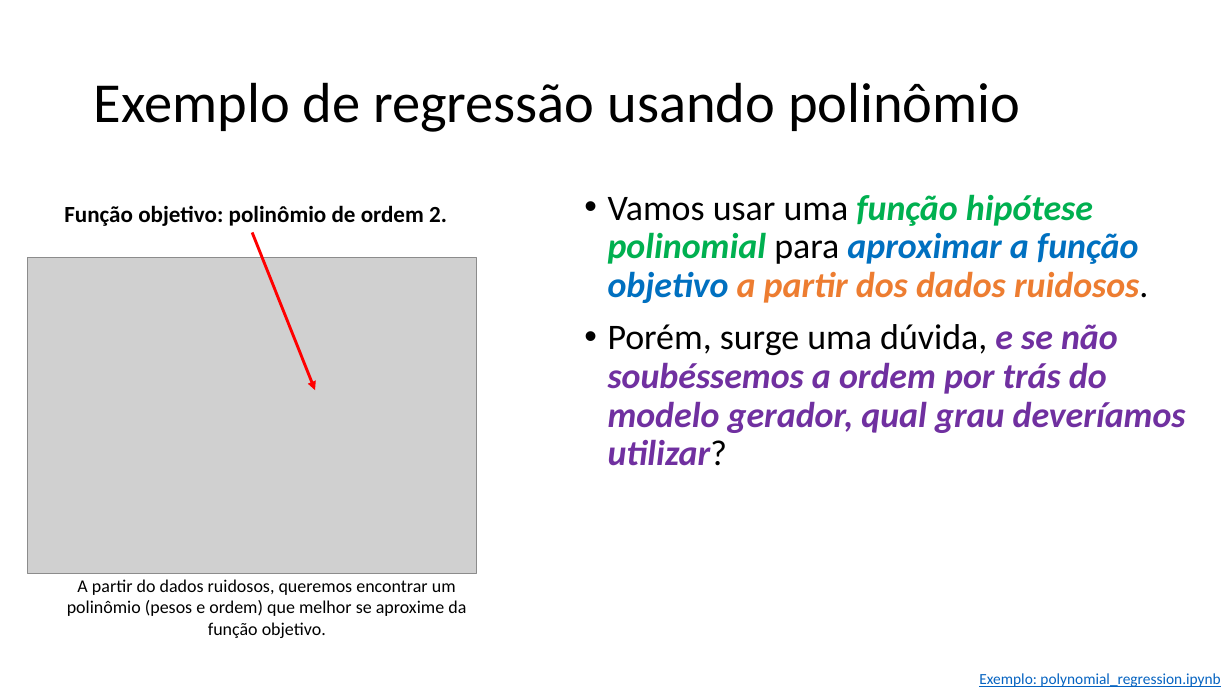
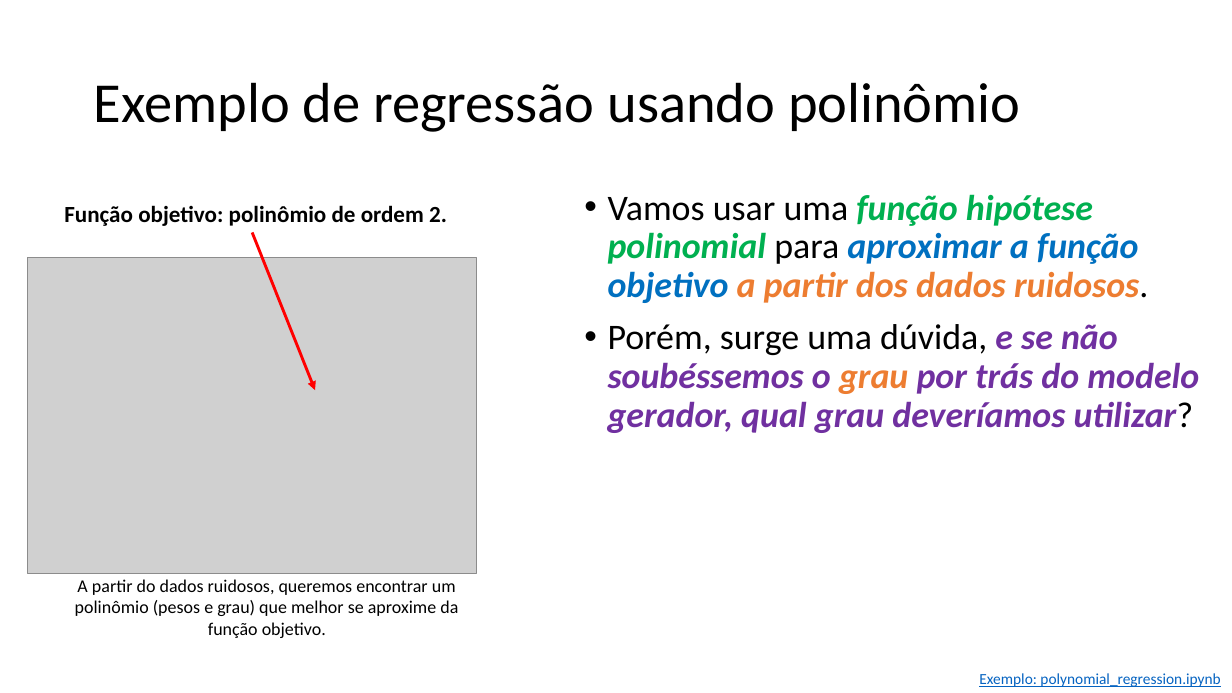
Before and after one commit to zz4fap/t319_aprendizado_de_maquina, a slide deck: slide 25 of slides/T319_Regressão_Linear (Parte IV).pptx. Drawn at 1232x693 pixels with LibreOffice and Linux fonts; fonts in the diff are those of the drawing; grey boxes stand for pictures. Boxes give left, top, right and bottom in pixels: in the first picture for what was removed or moved away, otherwise in the second. Text is boxed around its words. In the diff, an @@ line names an element or a change of style, - is before the commit and + after.

```diff
--- a/slides/T319_Regressão_Linear (Parte IV).pptx
+++ b/slides/T319_Regressão_Linear (Parte IV).pptx
@@ text at [608,324,1199,433]: text changed @@
-• Porém, surge uma dúvida, e se não soubéssemos a ordem por trás do modelo gerador, qual grau deveríamos utilizar?
+• Porém, surge uma dúvida, e se não soubéssemos o grau por trás do modelo gerador, qual grau deveríamos utilizar?
@@ text at [75,579,458,638]: text changed @@
-A partir do dados ruidosos, queremos encontrar um polinômio (pesos e ordem) que melhor se aproxime da função objetivo.
+A partir do dados ruidosos, queremos encontrar um polinômio (pesos e grau) que melhor se aproxime da função objetivo.
```
Also in this commit, not shown: 7 other slides changed, 3 other files.
